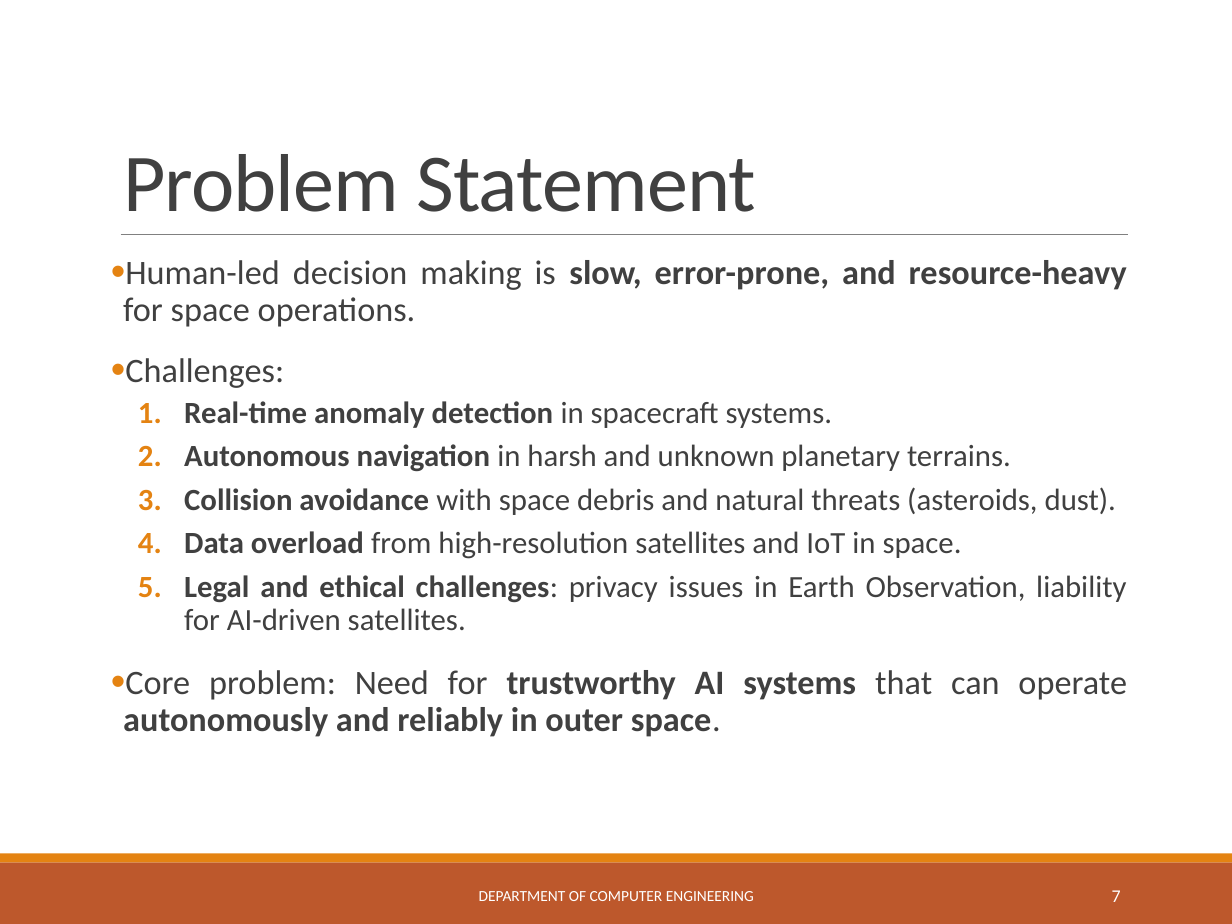
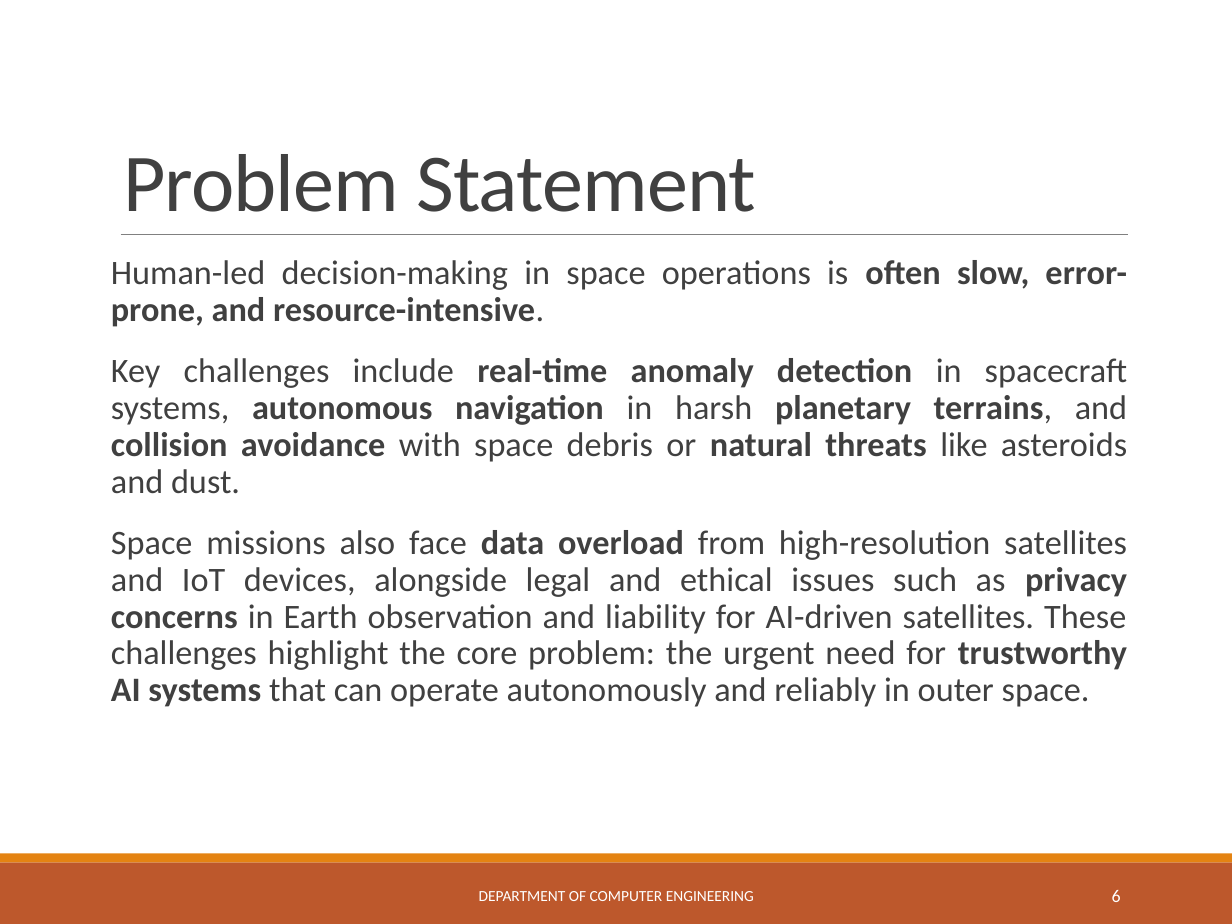
Before and after one commit to ShantanuGV/Websites, a slide deck: slide 6 of 132_AI_in_space.pptx (slide 7 before the commit). Drawn at 1232x924 pixels with LibreOffice and Linux fonts; fonts in the diff are those of the drawing. Boxes give left, top, right and bottom in pixels: in the first picture for what was removed or moved away, otherwise in the second. Text is boxed around its words. In the diff, an @@ line names an element or a change of style, - is before the commit and + after.

```diff
--- a/132_AI_in_space.pptx
+++ b/132_AI_in_space.pptx
@@ text at bbox=[111, 260, 1127, 707]: text changed; size 18 to 20 pt @@
-• Human-led decision making is slow, error-prone, and resource-heavy for space operations.
-• Challenges:
-  1. Real-time anomaly detection in spacecraft systems.
-  2. Autonomous navigation in harsh and unknown planetary terrains.
-  3. Collision avoidance with space debris and natural threats (asteroids, dust).
-  4. Data overload from high-resolution satellites and IoT in space.
-  5. Legal and ethical challenges: privacy issues in Earth Observation, liability for AI-driven satellites.
-• Core problem: Need for trustworthy AI systems that can operate autonomously and reliably in outer space.
+Human-led decision-making in space operations is often slow, error-prone, and resource-intensive.
+Key challenges include real-time anomaly detection in spacecraft systems, autonomous navigation in harsh planetary terrains, and collision avoidance with space debris or natural threats like asteroids and dust.
+Space missions also face data overload from high-resolution satellites and IoT devices, alongside legal and ethical issues such as privacy concerns in Earth observation and liability for AI-driven satellites. These challenges highlight the core problem: the urgent need for trustworthy AI systems that can operate autonomously and reliably in outer space.
@@ page number at bbox=[1112, 890, 1121, 902]: text changed @@
-7
+6
```
Also in this commit, not shown: 5 other slides changed, 1 slide removed.
